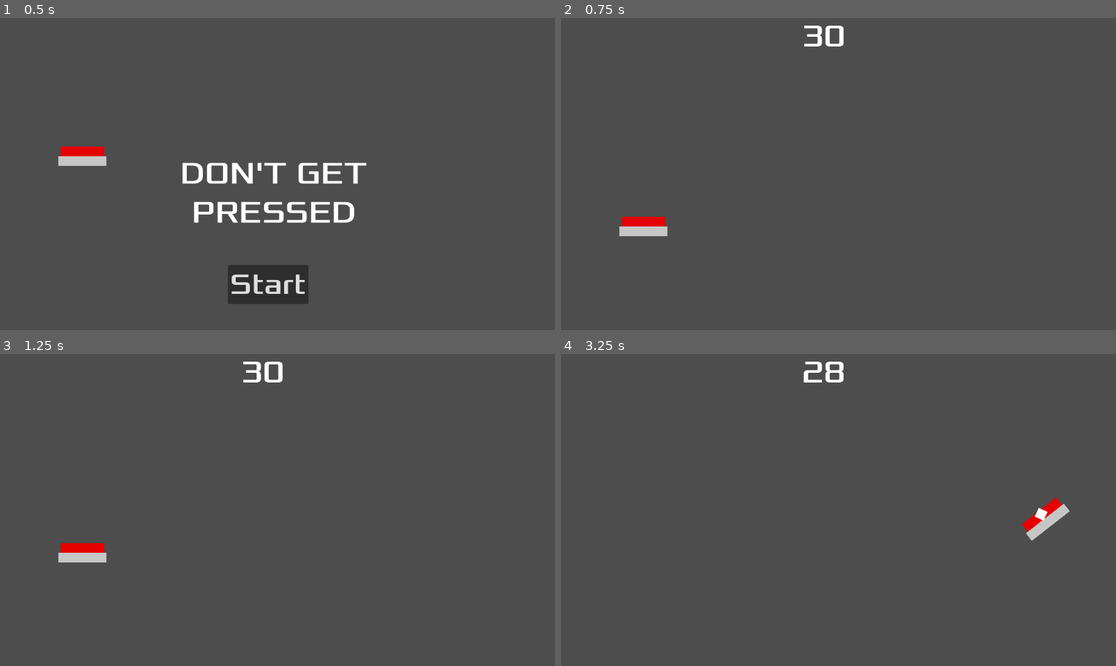
Above: before the commit, frames 1-4 (two rows, left to right).
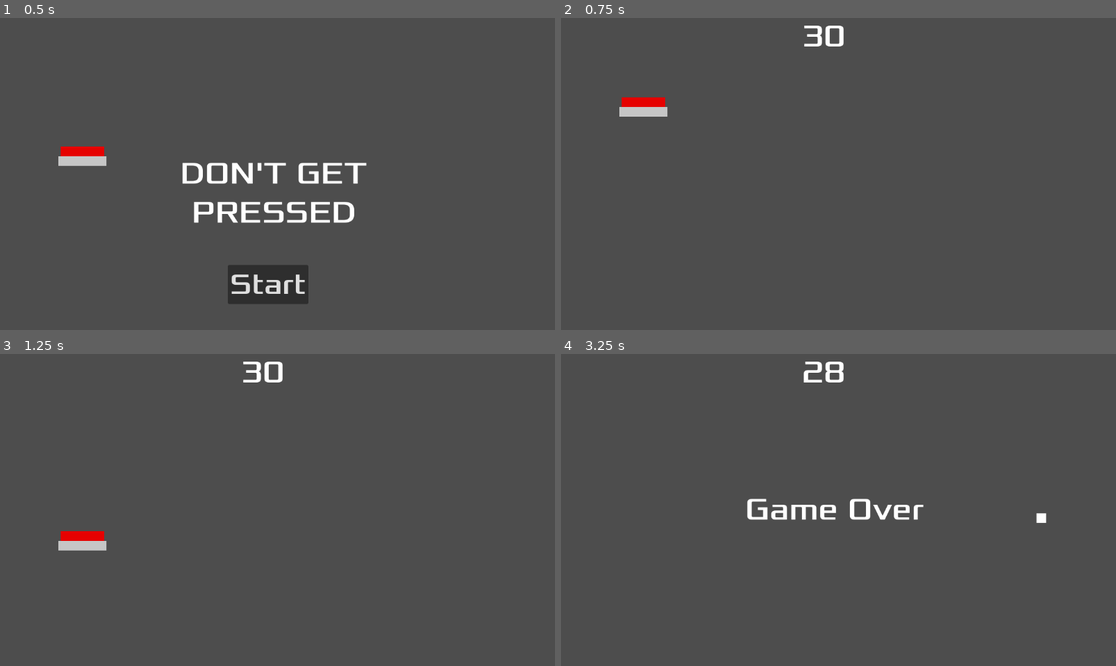
Above: after the commit, the same moments.

Repository: Kratpa/ButtonGame
Game: Godot game, scene res://scenes/game/Game.tscn
The game is run twice, just before and just after one commit, with the same random seed, the same clock (stepped at 60 frames per second) and the same inputs.
Inputs:
- Up to frame 1 (0.5 s): no input
- Up to frame 2 (0.75 s): click "Start" at 0.5 s
- Up to frame 3 (1.25 s): no input
- Up to frame 4 (3.25 s): hold Right 1.28-2.03 s; hold Down 2.03-2.78 s; hold Right from 2.78 s (still down)

Frame 1 is identical in both runs. In frame 2, 1.0% of the frame differs, in the area x 10-20%, y 25-70%; in frame 3, 0.8%; in frame 4, 1.4%, in the area x 33-92%, y 45-60%.

Commit message:
added start and ending

Diff:
--- a/godot/scenes/game/Game.gd
+++ b/godot/scenes/game/Game.gd
@@ -9,14 +9,18 @@
 func _process(delta):
 	pass
 
+
 func game_over():
 	$ScoreTimer.stop()
 	$HUD.show_game_over()
+	player.hide()
 
 func new_game():
 	score = 30
 	$ScoreTimer.start()
 	$HUD.update_score(score)
+	player.show()
+	player.reset = true
 
 
 func _on_score_timer_timeout():
@@ -29,3 +33,8 @@
 		$HUD/Message.show()
 		$HUD/StartButton.text = "Next"
 		$HUD/StartButton.show()
+
+
+
+func _on_player_hit():
+	game_over()
--- a/godot/scenes/game/Game.tscn
+++ b/godot/scenes/game/Game.tscn
@@ -29,6 +29,7 @@
 
 [node name="ScoreTimer" type="Timer" parent="."]
 
+[connection signal="hit" from="Player" to="." method="_on_player_hit"]
+[connection signal="start_game" from="HUD" to="." method="new_game"]
 [connection signal="start_game" from="HUD" to="." method="_on_hud_start_game"]
-[connection signal="start_game" from="HUD" to="." method="new_game"]
 [connection signal="timeout" from="ScoreTimer" to="." method="_on_score_timer_timeout"]
--- a/godot/scenes/player/Area2D.gd
+++ /dev/null
@@ -1,16 +0,0 @@
-extends Area2D
-signal hit
-
-# Called when the node enters the scene tree for the first time.
-func _ready():
-	pass # Replace with function body.
-
-
-# Called every frame. 'delta' is the elapsed time since the previous frame.
-func _process(delta):
-	pass
-
-
-func _on_body_entered(body):
-	hide() # Player disappears after being hit.
-	hit.emit()
--- a/godot/scenes/player/Player.gd
+++ b/godot/scenes/player/Player.gd
@@ -1,5 +1,7 @@
 class_name Player
 extends RigidBody2D
+
+signal hit
 
 @export var move_force = 1000
 @export var spin_force = 50000
@@ -35,3 +37,10 @@
 		state.linear_velocity = Vector2()
 		state.angular_velocity = 0
 		reset = false
+
+
+
+
+func _on_area_2d_body_entered(body):
+	emit_signal("hit")
+	print("hit")
--- a/godot/scenes/player/Player.tscn
+++ b/godot/scenes/player/Player.tscn
@@ -2,10 +2,25 @@
 
 [ext_resource type="Script" path="res://scenes/player/Player.gd" id="1_1sgmg"]
 [ext_resource type="PackedScene" uid="uid://bc004xcbgc2ob" path="res://scenes/button/Button.tscn" id="2_oxkvl"]
-[ext_resource type="Script" path="res://scenes/player/Area2D.gd" id="2_w0i8l"]
+
+[sub_resource type="GDScript" id="GDScript_ntp05"]
+script/source = "extends Area2D
+signal hit
+
+# Called when the node enters the scene tree for the first time.
+func _ready():
+	pass # Replace with function body.
+
+
+# Called every frame. 'delta' is the elapsed time since the previous frame.
+func _process(delta):
+	pass
+
+
+"
 
 [sub_resource type="RectangleShape2D" id="RectangleShape2D_xcswh"]
-size = Vector2(90, 20)
+size = Vector2(88, 18)
 
 [sub_resource type="RectangleShape2D" id="RectangleShape2D_devci"]
 size = Vector2(100, 20)
@@ -16,7 +31,7 @@
 script = ExtResource("1_1sgmg")
 
 [node name="Area2D" type="Area2D" parent="."]
-script = ExtResource("2_w0i8l")
+script = SubResource("GDScript_ntp05")
 
 [node name="RedPart" type="CollisionShape2D" parent="Area2D"]
 position = Vector2(0, -10)
@@ -28,4 +43,6 @@
 
 [node name="Button" parent="." instance=ExtResource("2_oxkvl")]
 
+[connection signal="body_entered" from="Area2D" to="." method="_on_area_2d_body_entered"]
 [connection signal="body_entered" from="Area2D" to="Area2D" method="_on_body_entered"]
+[connection signal="hit" from="Area2D" to="." method="_on_area_2d_hit"]
